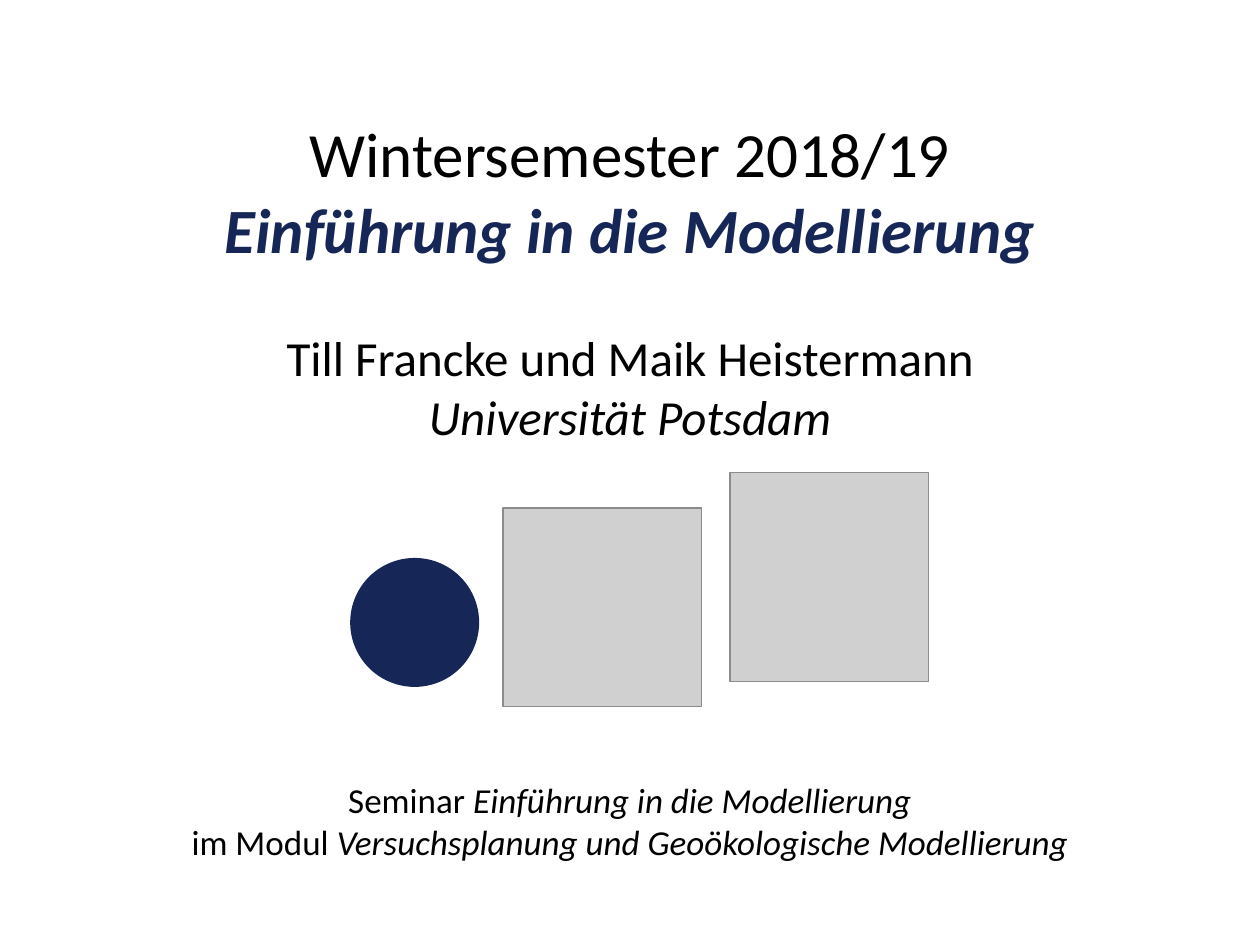
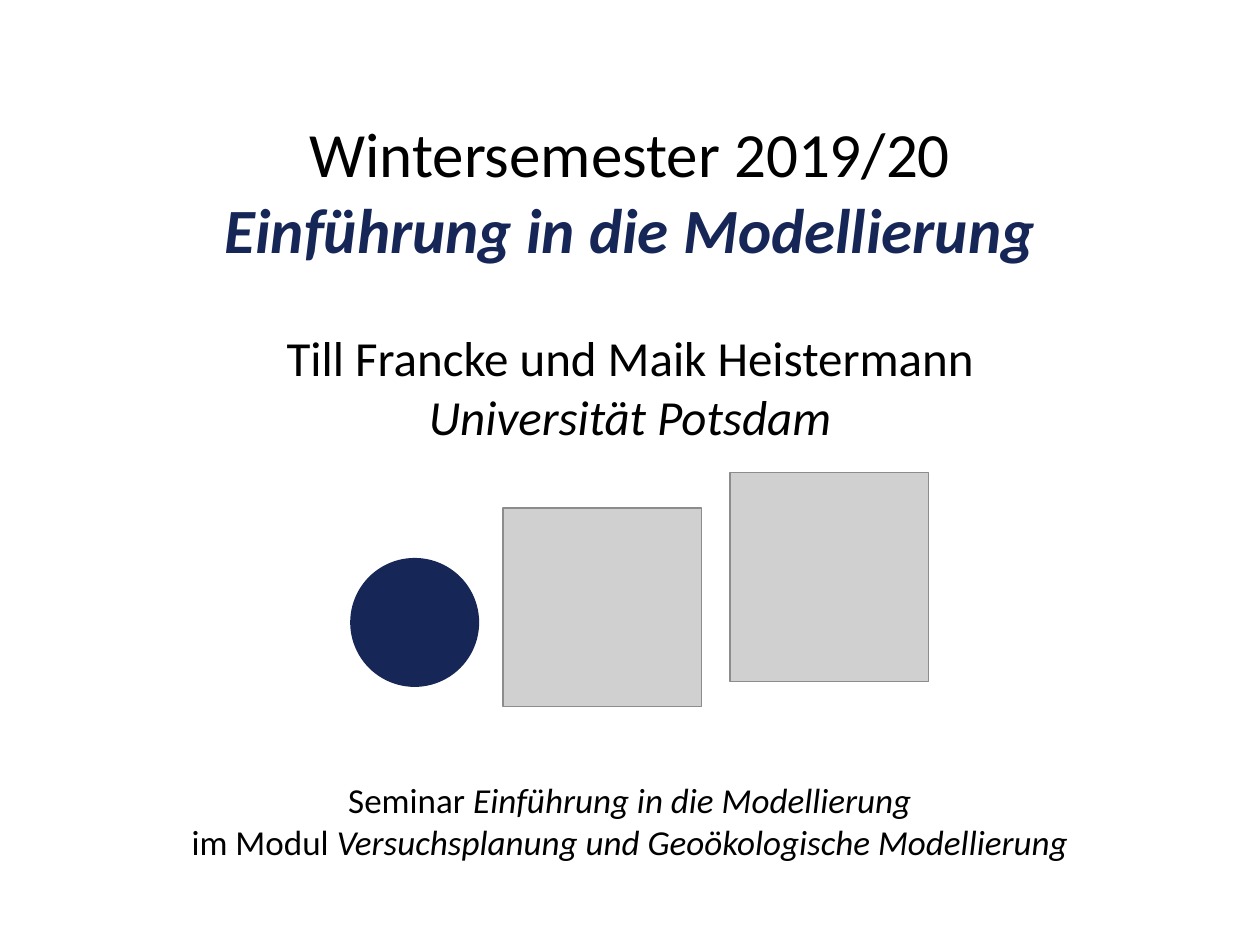
Before and after one commit to heistermann/Einf_Modellierung, a slide deck: slide 1 of Termin_2/folien/Termin_2_Populationsmodelle.pptx. Drawn at 1260x945 pixels with LibreOffice and Linux fonts; fonts in the diff are those of the drawing; grey boxes stand for pictures. Boxes give left, top, right and bottom in pixels: in the first picture for what was removed or moved away, otherwise in the second. Text is boxed around its words. In the diff, an @@ line names an element or a change of style, - is before the commit and + after.

```diff
--- a/Termin_2/folien/Termin_2_Populationsmodelle.pptx
+++ b/Termin_2/folien/Termin_2_Populationsmodelle.pptx
@@ text at (309,133,950,180): text changed @@
-Wintersemester 2018/19
+Wintersemester 2019/20
```
Also in this commit, not shown: 2 other slides changed, 2 other files.
